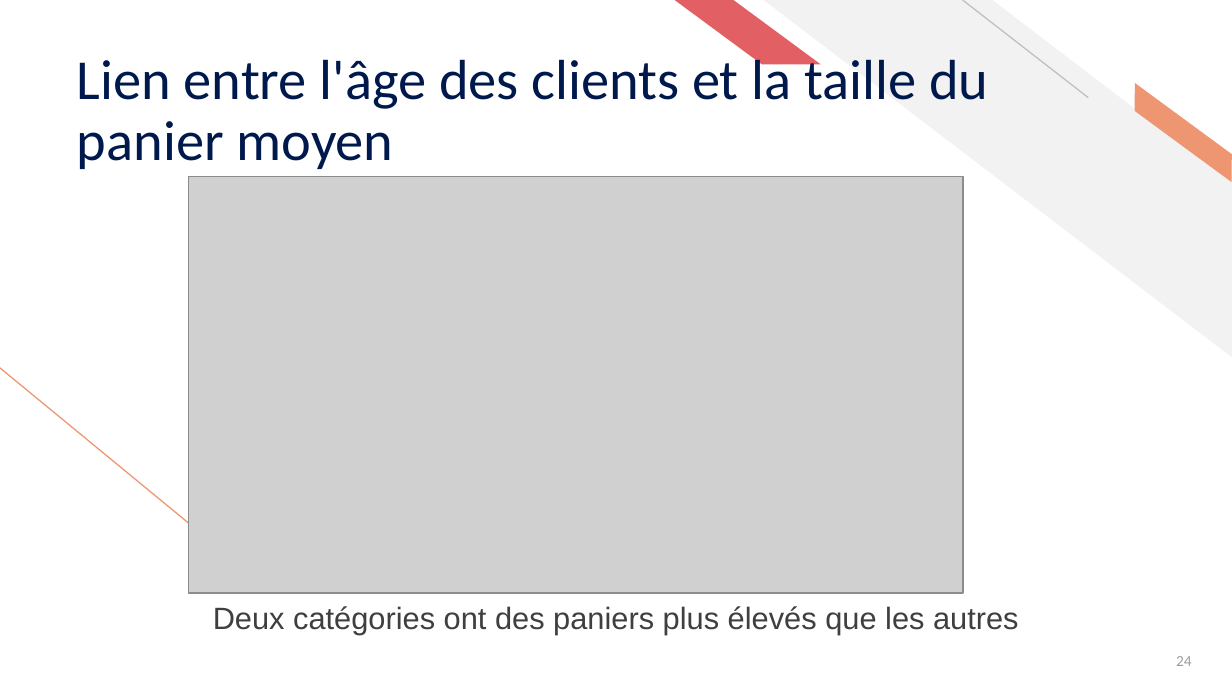
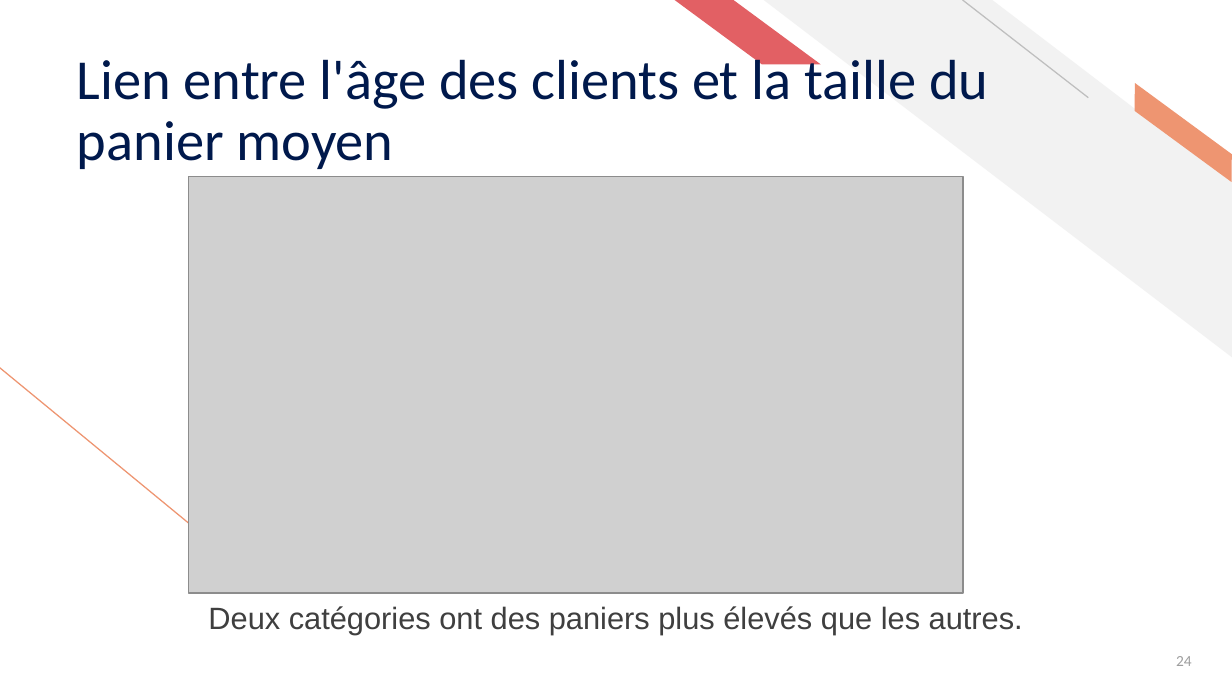
Before and after one commit to ziedbelhocine/Cours-OC, a slide deck: slide 24 of Data_Analyst/Projet_9/Belhocine_Zied_2_support_presentation_042026.pptx. Drawn at 1232x693 pixels with LibreOffice and Linux fonts; fonts in the diff are those of the drawing; grey boxes stand for pictures. Boxes give left, top, right and bottom in pixels: in the first picture for what was removed or moved away, otherwise in the second. Text is boxed around its words. In the diff, an @@ line names an element or a change of style, - is before the commit and + after.

```diff
--- a/Data_Analyst/Projet_9/Belhocine_Zied_2_support_presentation_042026.pptx
+++ b/Data_Analyst/Projet_9/Belhocine_Zied_2_support_presentation_042026.pptx
@@ text at [208, 606, 1023, 634]: text changed @@
-Deux catégories ont des paniers plus élevés que les autres
+Deux catégories ont des paniers plus élevés que les autres.
```
Also in this commit, not shown: 8 other slides changed, 15 other files.
